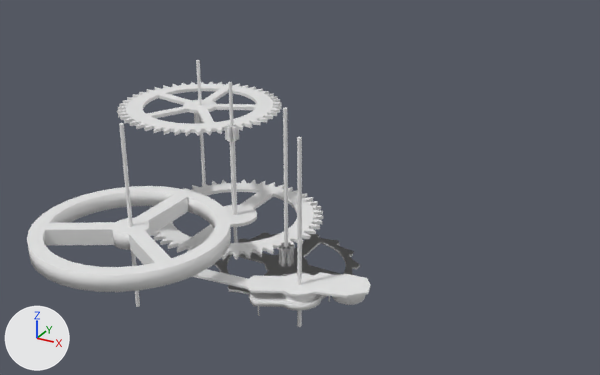
An edit to the Blender file assets/models/clock.blend, drawn before and after from the same camera.
Rendered twice from a 50 mm lens placed at (9.85, -17.15, 11.51), pointed at (-0.59, 1.84, 2.02). Arrows for +X, +Y and +Z are at lower left; the lights stay in place.

Before the edit, the objects in view are built like this:
```python
me_gear_001 = bpy.data.meshes.new('gear.001')
me_gear_001.from_pydata(...)  # 1624 vertices, 1688 faces; spans x -2.49..2.49, y -2.49..2.49, z -0.59..0.05
me_pin_002 = bpy.data.meshes.new('pin.002')
me_pin_002.from_pydata(...)  # a 12-sided cylinder along z spanning x -1.0..1.0, y -1.0..1.0, z -1.0..1.0
for i in [*range(0, 10), 11, 12]: me_pin_002.polygons[i].use_smooth = True
me_pin_003 = bpy.data.meshes.new('pin.003')
me_pin_003.from_pydata(...)  # 72 vertices, 50 faces; spans x -1.46..1.46, y -1.46..1.46, z -1.0..1.0
ob_gear_001 = bpy.data.objects.new('gear.001', me_gear_001)
ob_gear_001.location = (-4.55, 2.7, 3.56)
ob_pin_002 = bpy.data.objects.new('pin.002', me_pin_002)
ob_pin_002.location = (-2.8, -2.88, 2.5)
ob_pin_002.scale = (0.0522, 0.0522, 2.5)
ob_pin_003 = bpy.data.objects.new('pin.003', me_pin_003)
ob_pin_003.location = (-2.42, 1.21, 2.5)
ob_pin_003.scale = (0.0522, 0.0522, 2.5)
# also in view: 'pendulum' at (-2.81, -2.87, 1.79); 'escape_wheel.001' at (0.0, 0.0, 0.85); 'pin.001' at (1.33, -1.69, 2.5); 'pin.000' at (0.0, 0.0, 2.5); 'anchor' at (0.36, -2.14, 0.99)
```
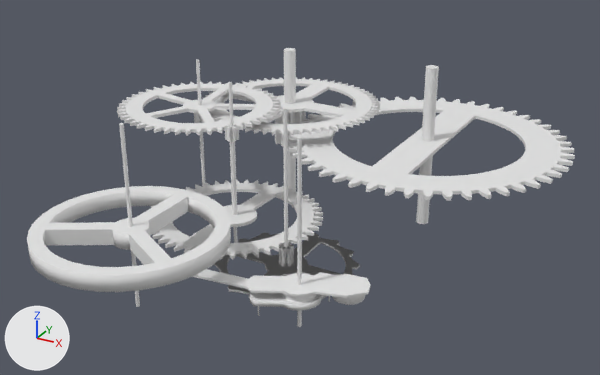
Where the newer file only moved an object's origin or applied its transform, the numbers keep the older frame.

Changed parts and their boxes (x1, y1, x2, y2) in the pictures (600 x 375 px):
'gear.003', added
    after: (288, 97, 575, 201)
'gear.002', added
    after: (203, 77, 380, 147)
'pin.006', added
    after: (416, 65, 439, 224)
'pin.005', added
    after: (284, 48, 296, 192)

Patch to the scene script:
```diff
--- a/assets/models/clock.blend.py
+++ b/assets/models/clock.blend.py
@@ me_gear_007 @@
+me_gear_007.from_pydata(...)  # 2124 vertices, 2232 faces; spans x -2.89..2.89, y -2.89..2.89, z -1.3..0.05
@@ me_pin_005 @@
+me_pin_005.from_pydata(...)  # a 12-sided cylinder along z spanning x -3.62..3.62, y -3.62..3.62, z -1.0..1.0
+for i in [*range(0, 10), 11, 12]: me_pin_005.polygons[i].use_smooth = True
@@ me_gear_003 @@
+me_gear_003.from_pydata(...)  # 1400 vertices, 1402 faces; spans x -4.24..4.24, y -4.25..4.25, z -0.05..0.05
@@ ob_gear_002 @@
+ob_gear_002 = bpy.data.objects.new('gear.002', me_gear_007)
+ob_gear_002.location = (-2.78, 5.14, 3.23)
+ob_gear_002.rotation_euler = (0.0, 0.0, -0.00633)  # degrees (0, 0, -0.4)
@@ ob_pin_005 @@
+ob_pin_005 = bpy.data.objects.new('pin.005', me_pin_005)
+ob_pin_005.location = (-2.78, 5.14, 2.5)
+ob_pin_005.scale = (0.0522, 0.0522, 2.5)
@@ ob_gear_003 @@
+ob_gear_003 = bpy.data.objects.new('gear.003', me_gear_003)
+ob_gear_003.location = (1.85, 5.38, 2.72)
+ob_gear_003.rotation_euler = (0.0, 0.0, -0.0105)  # degrees (0, 0, -0.6)
@@ ob_pin_006 @@
+ob_pin_006 = bpy.data.objects.new('pin.006', me_pin_005.copy())
+ob_pin_006.location = (1.85, 5.38, 2.5)
+ob_pin_006.scale = (0.0522, 0.0522, 2.5)
```
